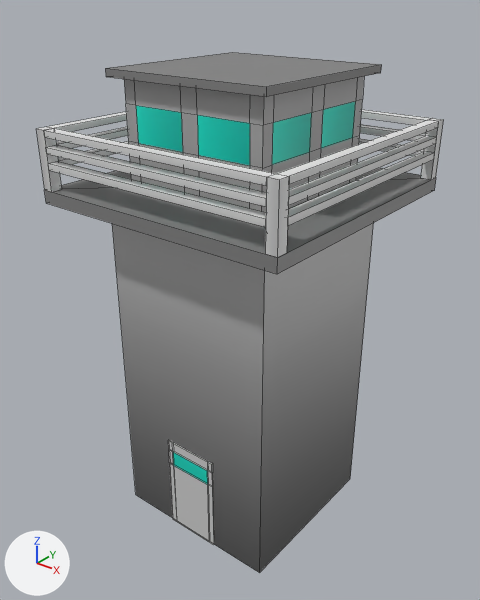
The FBX model Assets/Art/Enviroment/Buildings/SM_Bld_ControlTower.fbx as it was, and as the next commit left it.
Rendered twice from a 50 mm camera at (10.5, -13.38, 15.03) aimed at (-0.1, -0.12, 6.81). Arrows for +X, +Y and +Z are at lower left; the lights stay in place. The picture after the commit comes second. Mesh edges are drawn as thin lines. Where no turn or scale is listed for an object, it has been applied to the vertices.

The first picture shows 'SM_Bld_ControlTower'.
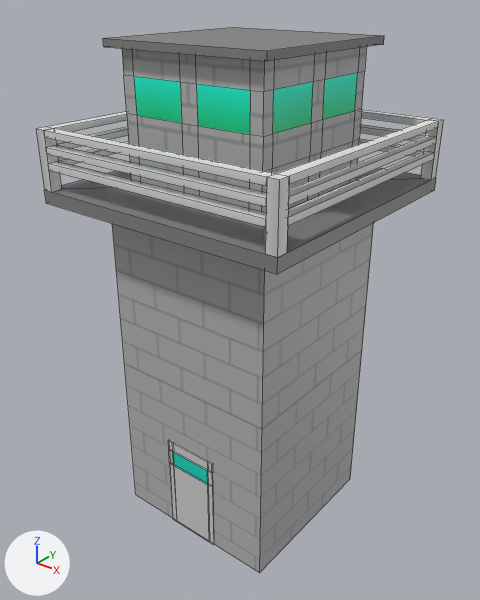
The newer file is also rescaled (x0.668) as a whole; pictures and numbers use the older file's frame.

The change, as JSON lines over the scene's bpy script:
```json
{"op": "add", "block": "img_atlas_enviroment_png", "code": ["img_atlas_enviroment_png = load_image('Atlas_Enviroment.png', '../../Materials/Atlas_Enviroment.png', 1227, 733, 'sRGB')"]}
{"op": "add", "block": "mat_m_enviroment", "code": ["mat_m_enviroment = principled_material('M_Enviroment')", "mat_m_enviroment.texture = img_atlas_enviroment_png"]}
{"block": "me_cubo", "where": "# used by ob_sm_bld_controltower; location = (0.0, 0.0, 0.0)"}
{"op": "remove", "block": "me_cubo", "code": "me_cubo.from_pydata(...)  # 251 vertices, 212 faces; spans x -3.64..3.64, y -3.64..3.64, z 0.0..13.09"}
{"op": "add", "block": "me_cubo", "code": "me_cubo.from_pydata(...)  # 271 vertices, 232 faces; spans x -3.64..3.64, y -3.64..3.64, z 0.0..13.76"}
{"block": "me_cubo", "change": "me_cubo part 1"}
{"block": "me_cubo", "change": "20 faces are deleted"}
{"block": "me_cubo", "change": "28 vertices in x -2.38..2.38, y -2.38..2.38, z 12.89..13.09 move by (0.0, 0.0, 0.67)"}
{"block": "me_cubo", "change": "20 vertices in x -2.09..2.09, y -2.09..2.09, z 12.26 move by (0.0, 0.0, -0.24)"}
{"block": "me_cubo", "change": "20 vertices in x -2.09..2.09, y -2.09..2.09, z 11.35 move by (0.0, 0.0, -0.09)"}
{"block": "me_cubo", "change": "20 new vertices lie (0.0, 0.0, 0.91) away from vertices in x -2.09..2.09, y -2.09..2.09, z 12.26"}
{"block": "me_cubo", "change": "32 new faces join them, mat_m_enviroment (picture img_atlas_enviroment_png)"}
{"block": "me_cubo", "change": "8 new faces join them, mat_m_basic (picture img_atlas_png)"}
{"block": "me_cubo", "change": "me_cubo part 2: 44 faces spanning x -2.5..2.5, y -2.5..2.5, z 0.0..12.02 switch from mat_m_basic (picture img_atlas_png) to mat_m_enviroment (picture img_atlas_enviroment_png)"}
```

Where the change shows, as pixel boxes [x1, y1, x2, y2] in the pictures (480 x 600 px; the box of a moved part takes in the faces that stretch with it):
```json
{"object": "SM_Bld_ControlTower", "change": "reshaped", "before": [37, 52, 443, 573], "after": [37, 27, 443, 573]}
{"part": 1, "of": "me_cubo", "change": "moved or reshaped", "before": [106, 52, 382, 125], "after": [103, 27, 384, 137]}
{"part": 2, "of": "me_cubo", "change": "recoloured", "before": [114, 100, 374, 573], "after": [114, 109, 374, 573], "on screen": "lighter"}
```
